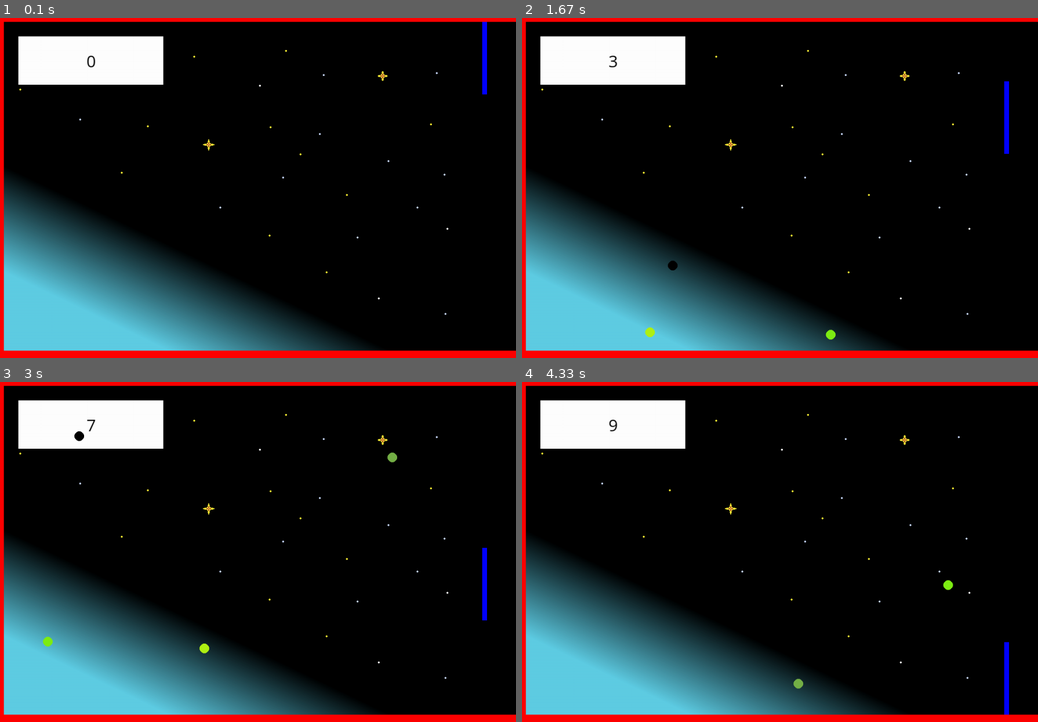
Above: before the commit, frames 1-4 (two rows, left to right).
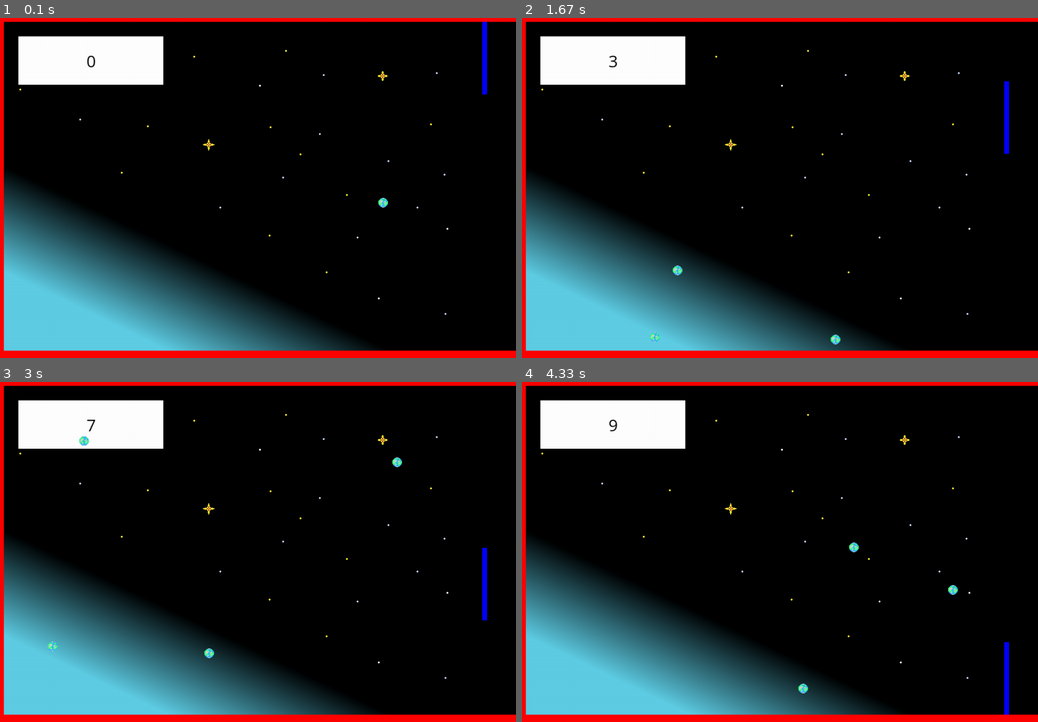
Above: after the commit, the same moments.

Repository: Wombatlord/PygamePong
Game: pygame game, started from pong.py
The game is run twice, just before and just after one commit, with the same random seed, the same clock (stepped at 60 frames per second) and the same inputs.
Inputs (mouse positions are in pixels of both pictures, inside the frame that each line leads up to):
- Up to frame 1 (0.1 s): no input
- Up to frame 2 (1.67 s): click (774, 184) at 0.38 s; tap Space at 0.73, 1.03 s; click (651, 188) at 0.75 s; click (965, 307) at 1.22 s; click (656, 116) at 1.55 s
- Up to frame 3 (3 s): tap Space at 1.9 s; click (263, 586) at 1.92 s; click (180, 477) at 2.22 s; click (433, 640) at 2.55 s; click (87, 582) at 2.88 s
- Up to frame 4 (4.33 s): click (625, 484) at 3.22 s; click (656, 609) at 3.55 s; click (697, 650) at 3.88 s; click (620, 677) at 4.22 s

The runs differ from the first frame. In frame 1, less than 0.1% of the frame differs, in the area x 73-76%, y 52-56%; in frame 2, 0.2%; in frame 3, 0.3%, in the area x 8-78%, y 14-82%; in frame 4, 0.2%.

Commit message:
Fixed trailing pixel bug when drawing onto background sprite

Diff:
--- a/pong.py
+++ b/pong.py
@@ -52,7 +52,6 @@
 
 while gameState.gameOn:
 
-
     render(gameState)
 
     if gameState.gameIsOver:
--- a/renderer.py
+++ b/renderer.py
@@ -31,9 +31,9 @@
 
 
 def renderBall(ball: Ball):
-    # screen.blit(ball.BALLSPRITE, (ball.x, ball.y))
+    screen.blit(ball.BALLSPRITE, (ball.x, ball.y))
 
-    pygame.draw.circle(screen, ball.colour, (int(ball.x), int(ball.y)), Ball.RADIUS)
+    # pygame.draw.circle(screen, ball.colour, (int(ball.x), int(ball.y)), Ball.RADIUS)
 
 
 def renderPaddle(paddle: Paddle):
@@ -137,7 +137,7 @@
     )
 
     """
-
+    screen.fill((0, 0, 0))
     screen.blit(
         BGSPRITE,
         (0, 0)
